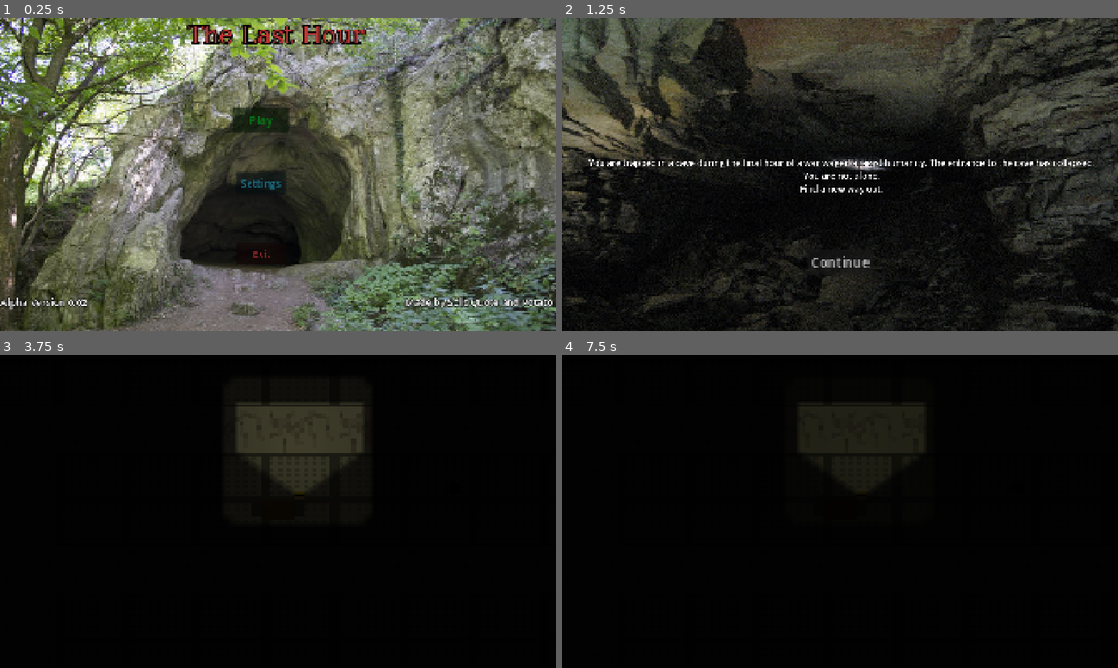
Above: before the commit, frames 1-4 (two rows, left to right).
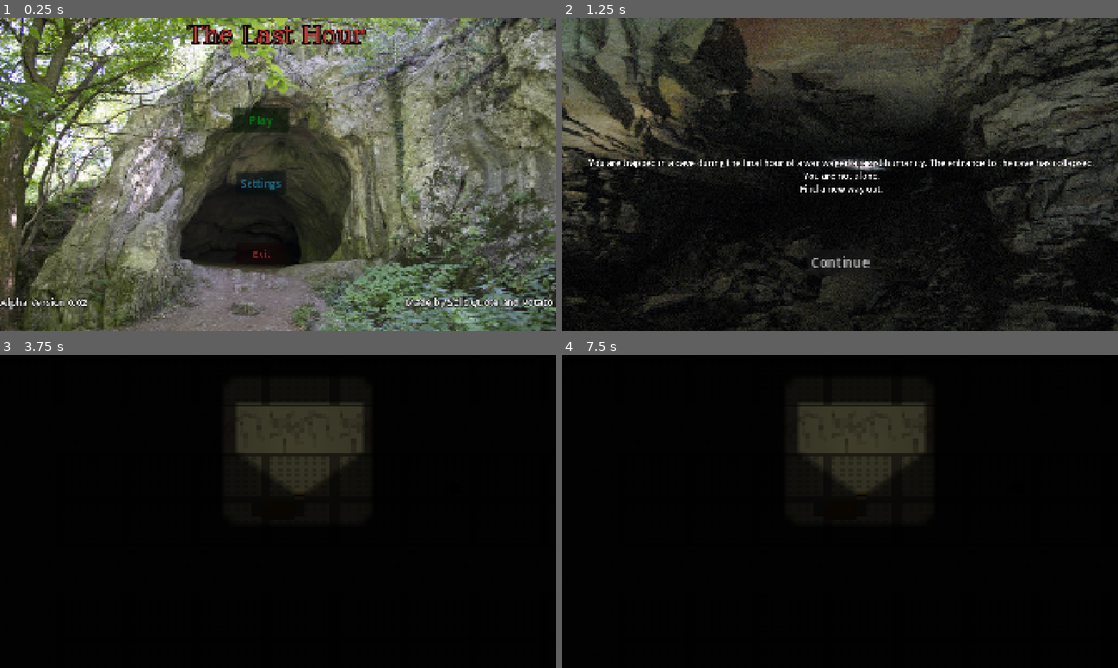
Above: after the commit, the same moments.

Repository: SolidQuote/The-Last-Hour
Game: Godot game, scene res://Scenes/MainMenu.tscn
The game is run twice, just before and just after one commit, with the same random seed, the same clock (stepped at 60 frames per second) and the same inputs.
Inputs:
- Up to frame 1 (0.25 s): no input
- Up to frame 2 (1.25 s): click "Play" at 0.5 s
- Up to frame 3 (3.75 s): click "Continue" at 1.25 s; tap Enter at 2, 3.5 s; tap Space at 2.75 s
- Up to frame 4 (7.5 s): tap Space at 4.25, 5.75 s; tap Enter at 5 s

Frames 1-3 are identical in both runs. In frame 4, 1.1% of the frame differs, in the area x 47-60%, y 16-32%.

Commit message:
Adjust player flashlight and made battery's give energy
Increased energy drain to 2.0, increase battery charge to 40, add another battery to the level, and update the player’s energy-based visibility and battery recharge behavior.

Diff:
--- a/Scenes/level.tscn
+++ b/Scenes/level.tscn
@@ -48,6 +48,9 @@
 [node name="Battery" parent="Objects/Goonable" unique_id=1807093380 instance=ExtResource("5_wqkje")]
 position = Vector2(75, 0)
 
+[node name="Battery2" parent="Objects/Goonable" unique_id=311203197 instance=ExtResource("5_wqkje")]
+position = Vector2(149, 341)
+
 [node name="Ungoonable" type="Node2D" parent="Objects" unique_id=2103123593]
 
 [node name="Enitys" type="Node2D" parent="." unique_id=86010944]
--- a/Script/Script Inflation/battery.gd
+++ b/Script/Script Inflation/battery.gd
@@ -1,16 +1,16 @@
 extends Area2D
 
-@export var energery_amount = 30
+@export var energery_amount = 40
 var player_in_range: Node2D = null
 
 # Called when the node enters the scene tree for the first time.
 func _ready():
-	body_entered.connect(_on_body_entered)
+	pass
 
 func _on_body_entered(body):
 	if body.is_in_group("player"):
 		player_in_range = body
-		print("Player is near the battery!")
+		print("Player is on the thou battery")
 
 func _on_body_exited(body):
 	if body == player_in_range:
@@ -22,6 +22,5 @@
 		print("Player picked up the thingy!")
 		queue_free()
 
-		# If your player script has an add_battery function, call it here:
 		if player_in_range.has_method("add_battery"):
 			player_in_range.add_battery(energery_amount)
--- a/Script/Script Inflation/player.gd
+++ b/Script/Script Inflation/player.gd
@@ -4,7 +4,7 @@
 
 @export var max_energery = 100
 @export var current_energery = 100
-@export var balls_draining_rate = 10.0
+@export var balls_draining_rate = 2.0
 
 @onready var light100 = preload("res://Images/Enitys/Player/FlashLight.png")
 @onready var light75 = preload("res://Images/Enitys/Player/FlashLight(75%).png")
@@ -34,6 +34,8 @@
 	if current_energery > 75:
 		pl.color = Color("201f1f")
 		fleshlight.texture = light100
+		fleshlight.visible = true
+		pl.visible = true
 
 	elif current_energery > 40:
 		pl.color = Color("1a1919")
@@ -42,9 +44,16 @@
 	elif current_energery > 15:
 		pl.color = Color("0a0a0a")
 		fleshlight.texture = light40
+		fleshlight.visible = true
+		pl.visible = true
 
 	elif current_energery > 0:
 		fleshlight.texture = light15
+		pl.visible = false
 
 	else:
 		fleshlight.visible = false
+
+func add_battery(amount: float) -> void:
+	current_energery += amount
+	current_energery = min(current_energery, max_energery)
